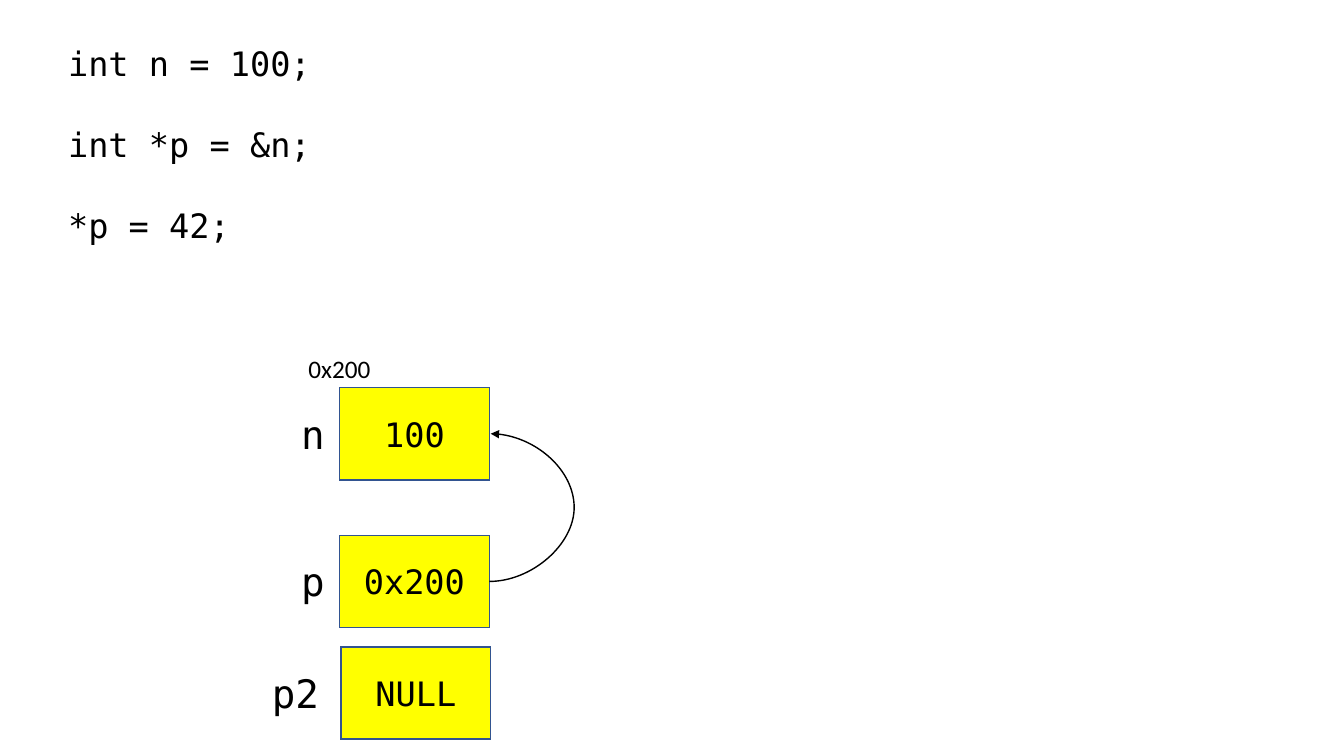
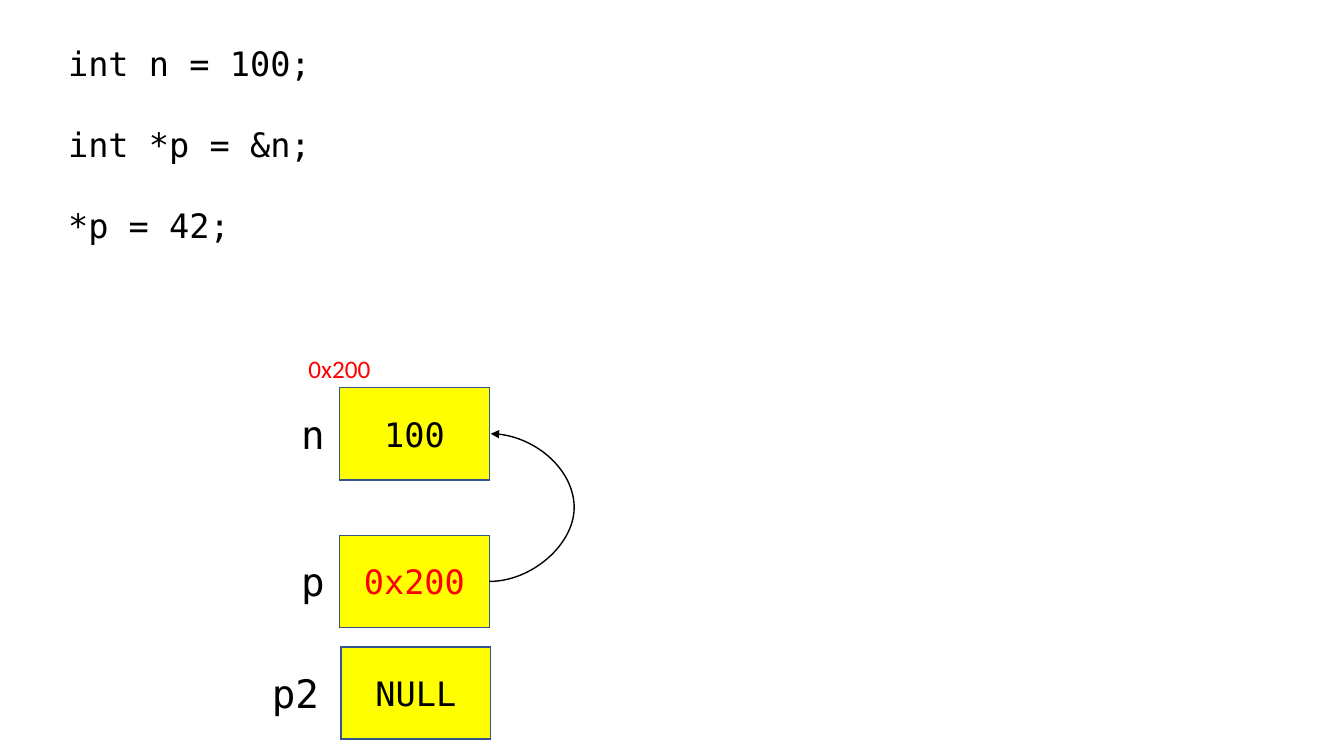
Before and after one commit to yoondev-classroom/cpp_221114, a slide deck: slide 1 of 221114.pptx. Drawn at 1344x756 pixels with LibreOffice and Linux fonts; fonts in the diff are those of the drawing. Boxes give left, top, right and bottom in pixels: in the first picture for what was removed or moved away, otherwise in the second. Text is boxed around its words. In the diff, an @@ line names an element or a change of style, - is before the commit and + after.

```diff
--- a/221114.pptx
+++ b/221114.pptx
@@ text "0x200" at (x1=308, y1=361, x2=370, y2=378): text colour #000000 to #FF0000 @@
@@ rectangle "0x200" at (x1=340, y1=535, x2=490, y2=627): text colour #000000 to #FF0000 @@
```
Also in this commit, not shown: 2 other slides changed, 5 slides added, 1 other file.
